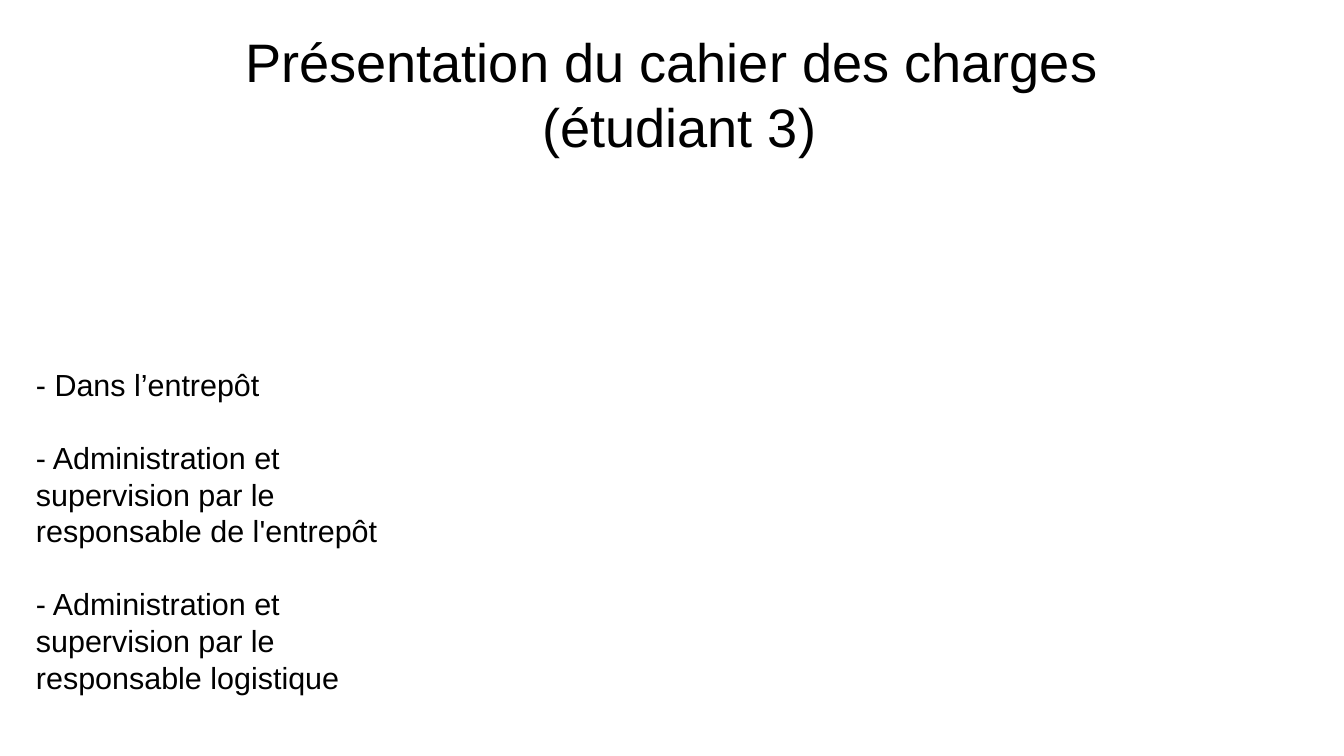
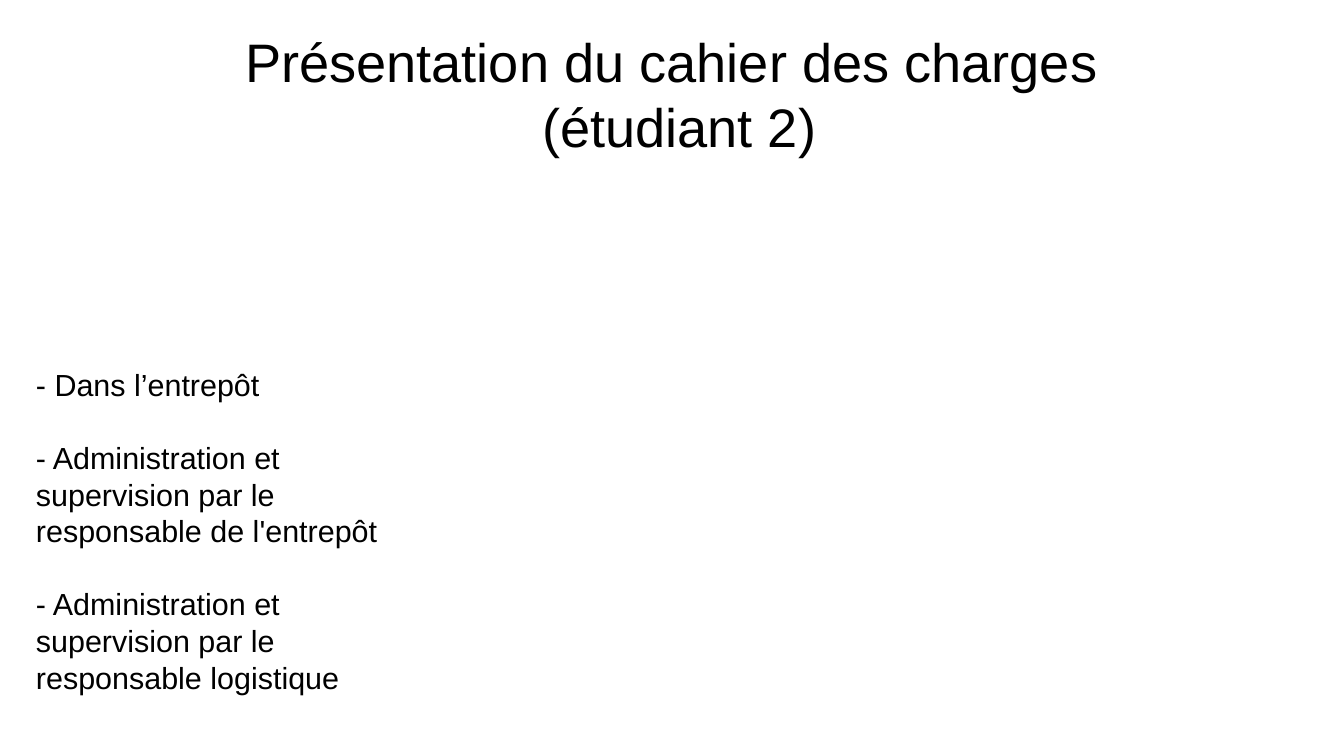
Before and after one commit to Gabin221/Tracking-BLE-documents, a slide deck: slide 3 of Revues/Revues1/presentation_yahya_andrea_gabin.odp. Drawn at 1344x756 pixels with LibreOffice and Linux fonts; fonts in the diff are those of the drawing. Boxes give left, top, right and bottom in pixels: in the first picture for what was removed or moved away, otherwise in the second. Text is boxed around its words. In the diff, an @@ line names an element or a change of style, - is before the commit and + after.

```diff
--- a/Revues/Revues1/presentation_yahya_andrea_gabin.odp
+++ b/Revues/Revues1/presentation_yahya_andrea_gabin.odp
@@ title at <box>245,42,1097,156</box>: text changed @@
-Présentation du cahier des charges
-(étudiant 3)
+Présentation du cahier des charges
+(étudiant 2)
```
Also in this commit, not shown: 3 other slides changed, 4 other files.
